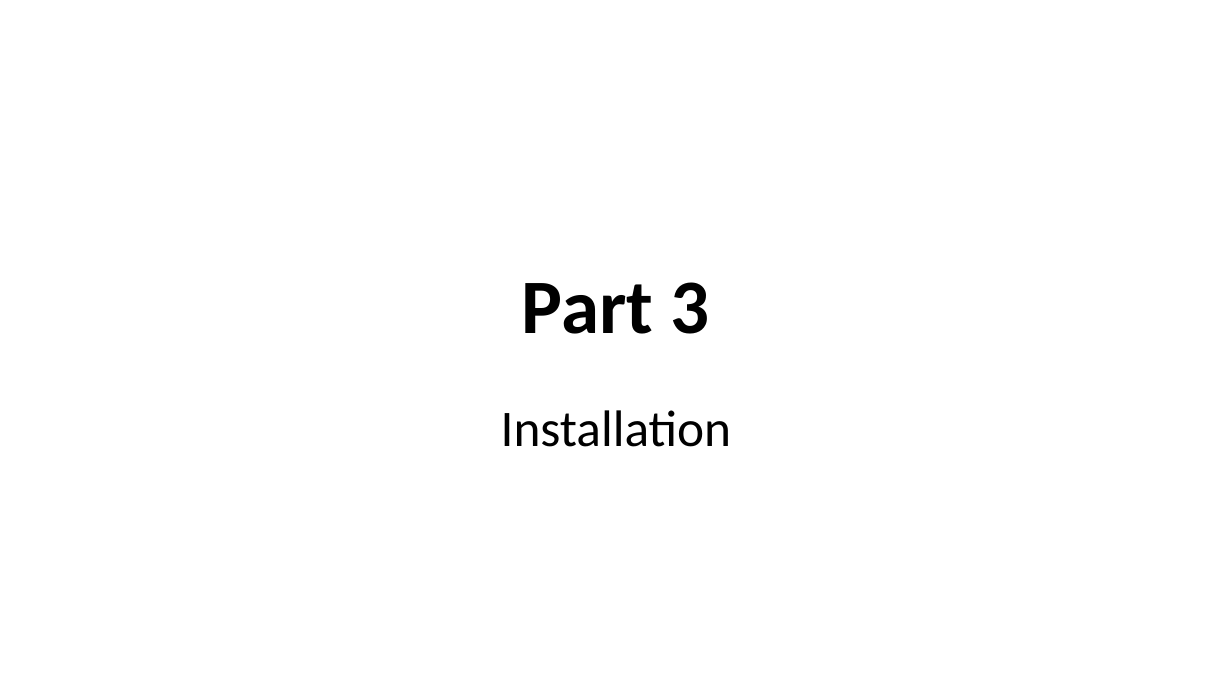
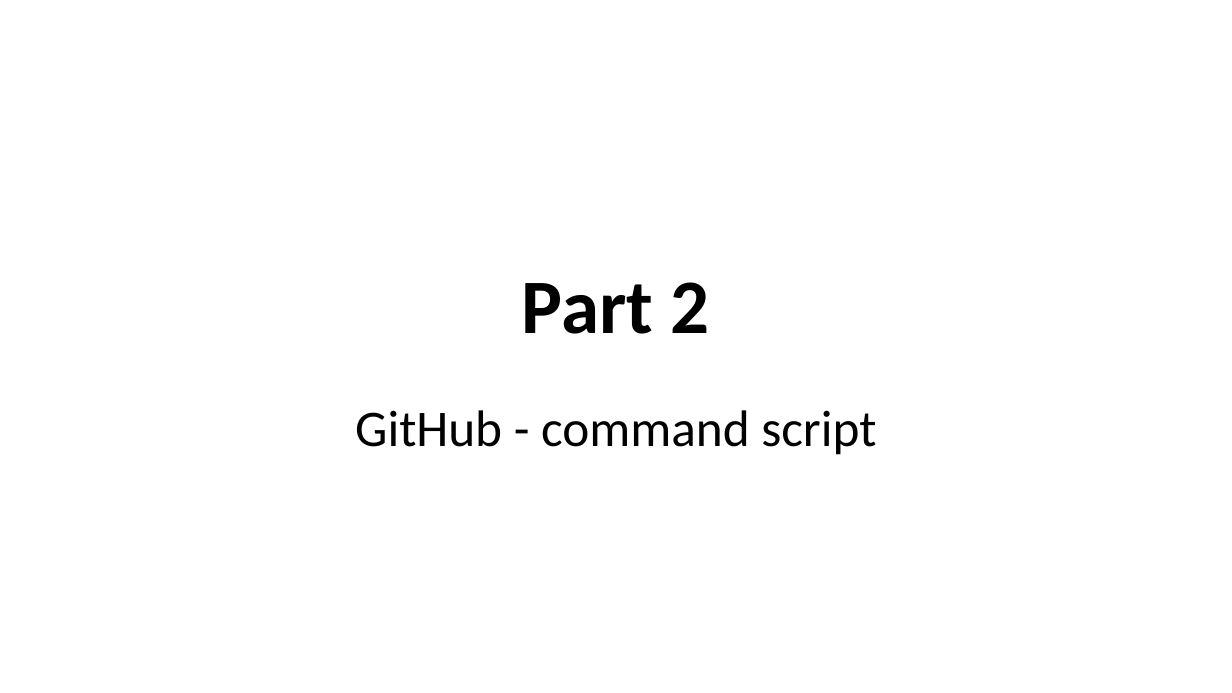
Before and after one commit to wilsonmar/wilsonmar.github.io, a slide deck: slide 24 of images/Git-basics-v09a.pptx (slide 28 before the commit). Drawn at 1232x693 pixels with LibreOffice and Linux fonts; fonts in the diff are those of the drawing; background and template pictures are left out. Boxes give left, top, right and bottom in pixels: in the first picture for what was removed or moved away, otherwise in the second. Text is boxed around its words. In the diff, an @@ line names an element or a change of style, - is before the commit and + after.

```diff
--- a/images/Git-basics-v09a.pptx
+++ b/images/Git-basics-v09a.pptx
@@ title at (522, 282, 710, 334): text changed @@
-Part 3
+Part 2
@@ subtitle at (355, 410, 876, 455): text changed @@
-Installation
+GitHub - command script
```
Also in this commit, not shown: 6 other slides changed, 4 slides added, 3 other files.
